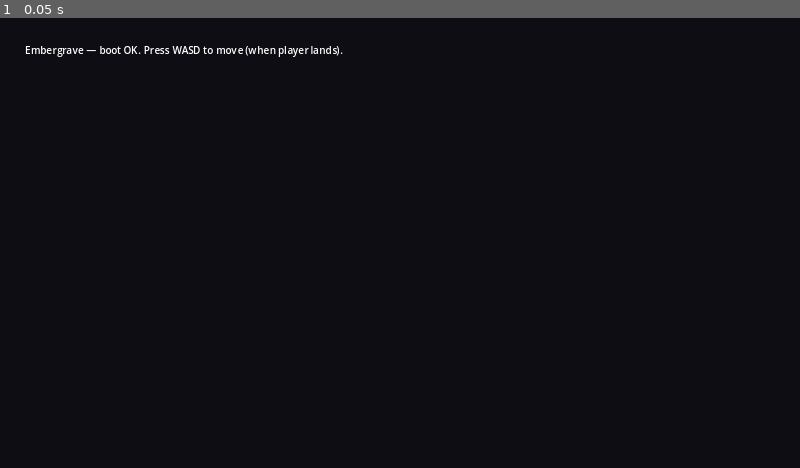
Above: before the commit, frame 1.
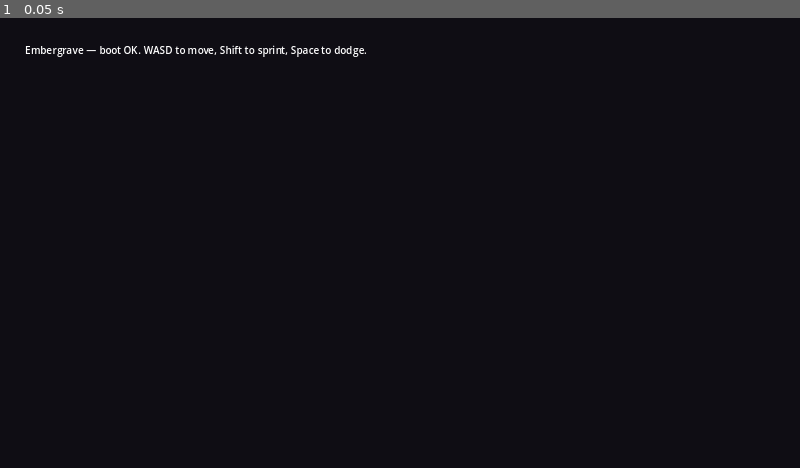
Above: after the commit, the same moment.

Repository: TSandvaer/RandomGame
Game: Godot game, scene res://scenes/Main.tscn
Same seed, same stepped clock (60 frames per second), same inputs: the game is played once before the commit and once after it.
Inputs:
- Up to frame 1 (0.05 s): no input

The runs differ from the first frame. In frame 1, 0.3% of the frame differs, in the area x 18-46%, y 6-9%.

Commit message:
feat(player): 8-direction movement + dodge-roll with i-frames
CharacterBody2D-based Player with a three-state machine
(idle / walk / dodge), Hades-feel tuning, and an invulnerable
dodge that drops the player's collision_layer so enemy hitboxes
miss while world collision still blocks dodging through walls.

- scripts/player/Player.gd: tunables documented inline (walk 120 px/s, sprint x1.6, dodge 360 px/s x 0.30s, cooldown 0.45s from start). State machine emits state_changed signal; iframes_started/ended emitted around dodge.
- scenes/player/Player.tscn: CharacterBody2D on layer 2 (player), mask layer 1 (world). CircleShape2D collider, ColorRect placeholder sprite (Drew/Uma will replace once art lands).
- scenes/Main.tscn: instances Player at viewport centre so the boot scene is now actually playable. Banner copy updated for the new controls.
- tests/test_player_move.gd: 9 GUT tests — dodge-with-zero falls back to facing, dodge dir is unit length, cannot double-dodge, i-frames on/off bracket the dodge correctly, signal ordering, cooldown blocks immediate re-dodge, state_changed carries from/to, no-op set_state doesn't emit, collision_layer cleared during i-frames and restored after, diagonal normalisation invariant.

Per testing bar: tests paired in same commit. Save/load round-trip
test for player state will land with task 6.

Closes feat(player): 8-direction movement + dodge-roll with i-frames.

Co-Authored-By: Claude Opus 4.7 (1M context) <noreply@anthropic.com>

Diff:
--- a/scenes/Main.tscn
+++ b/scenes/Main.tscn
@@ -1,6 +1,7 @@
-[gd_scene load_steps=2 format=3 uid="uid://b0embergrave_main"]
+[gd_scene load_steps=3 format=3 uid="uid://b0embergrave_main"]
 
 [ext_resource type="Script" path="res://scenes/Main.gd" id="1_main"]
+[ext_resource type="PackedScene" uid="uid://b0embergrave_player" path="res://scenes/player/Player.tscn" id="2_player"]
 
 [node name="Main" type="Node2D"]
 script = ExtResource("1_main")
@@ -10,4 +11,7 @@
 offset_top = 40.0
 offset_right = 800.0
 offset_bottom = 120.0
-text = "Embergrave — boot OK. Press WASD to move (when player lands)."
+text = "Embergrave — boot OK. WASD to move, Shift to sprint, Space to dodge."
+
+[node name="Player" parent="." instance=ExtResource("2_player")]
+position = Vector2(640, 360)
